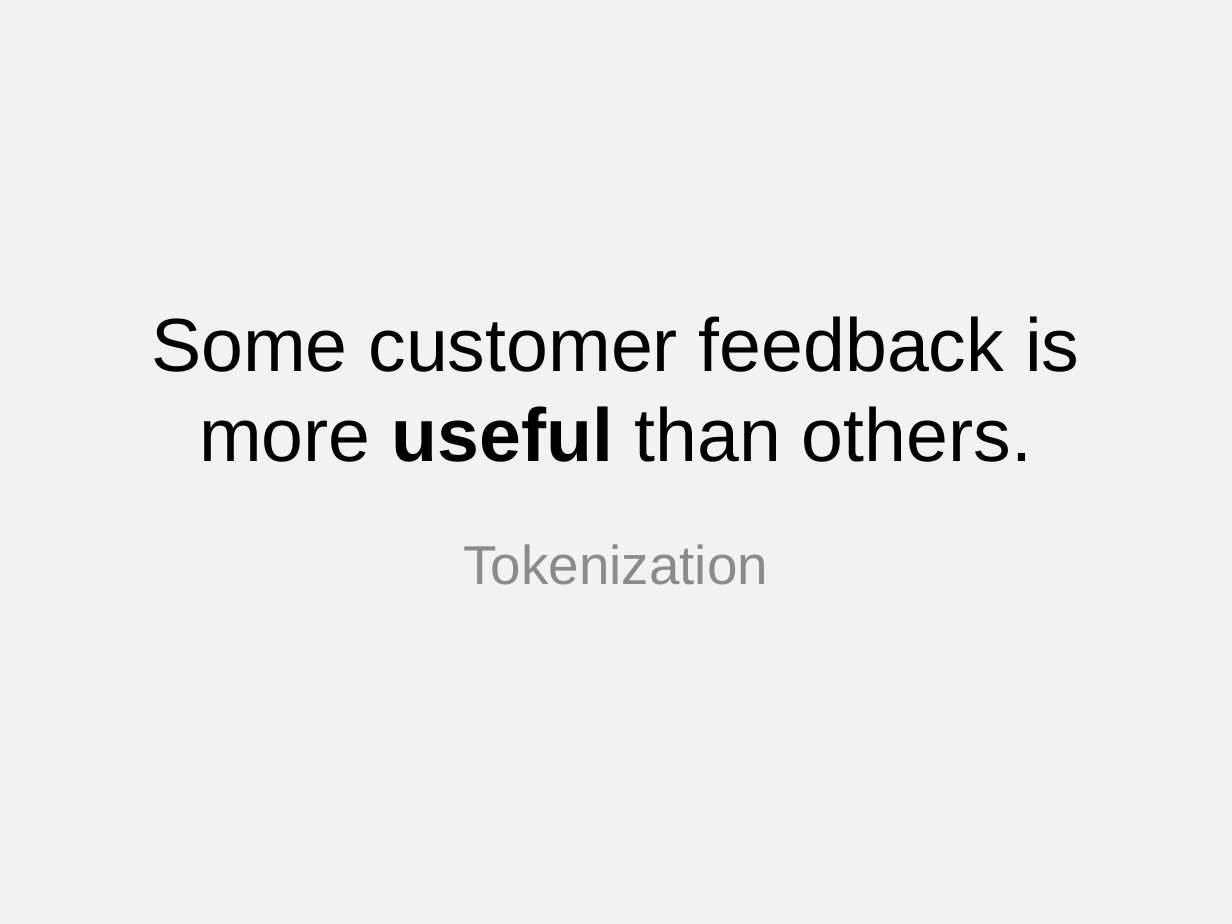
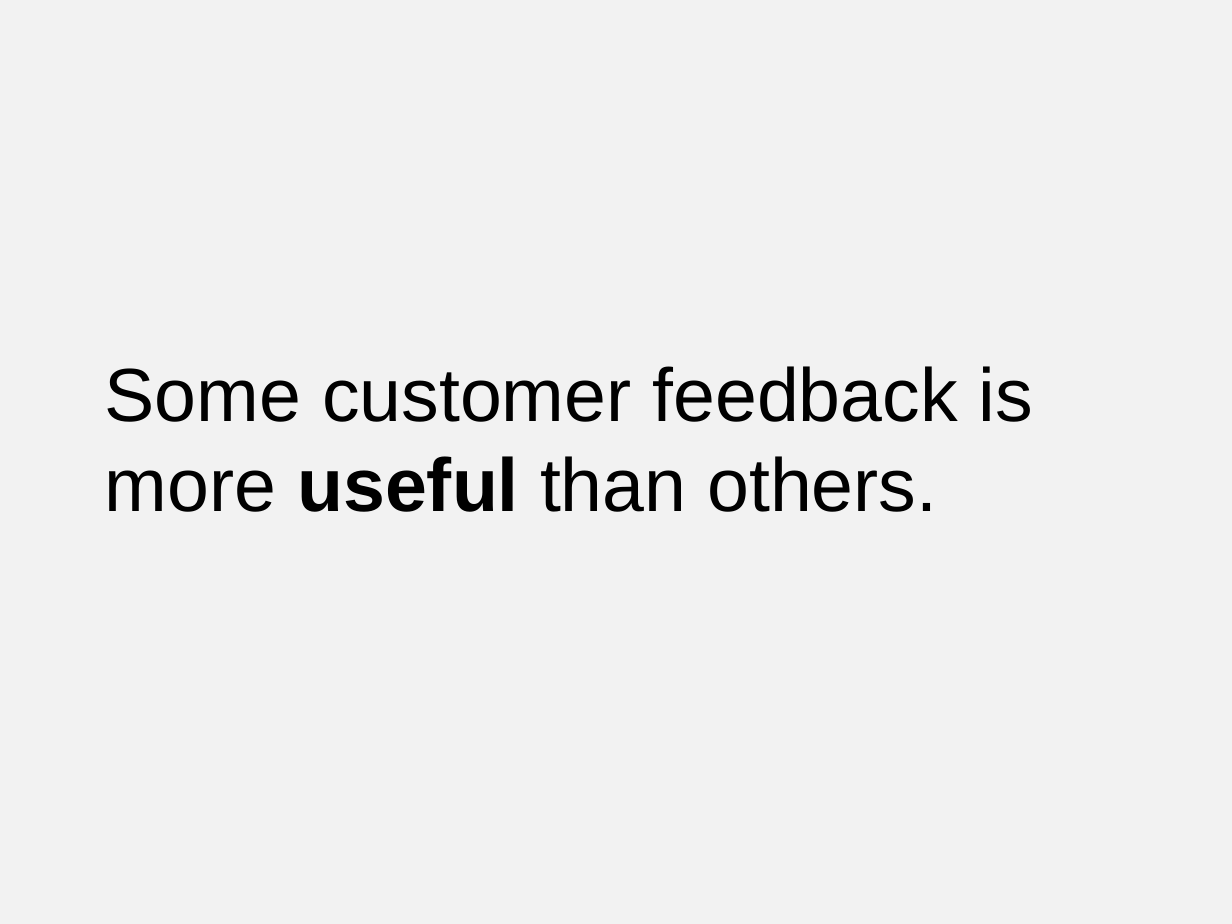
Before and after one commit to josiahdavis/earl, a slide deck: slide 5 of slides.pptx (slide 4 before the commit). Drawn at 1232x924 pixels with LibreOffice and Linux fonts; fonts in the diff are those of the drawing. Boxes give left, top, right and bottom in pixels: in the first picture for what was removed or moved away, otherwise in the second. Text is boxed around its words. In the diff, an @@ line names an element or a change of style, - is before the commit and + after.

```diff
--- a/slides.pptx
+++ b/slides.pptx
@@ title "Some customer feedback is more ...": place and size @@
-title "Some customer feedback is more ..." at (151,316,1079,462)
+title "Some customer feedback is more ..." at (105,366,1033,512)
@@ title "Some customer feedback is more ..." at (105,366,1033,512): alignment centre to left @@
@@ subtitle removed at (464,544,768,585) @@
-Tokenization
```
Also in this commit, not shown: 3 other slides changed, 19 slides added, 9 slides removed, 51 other files.
